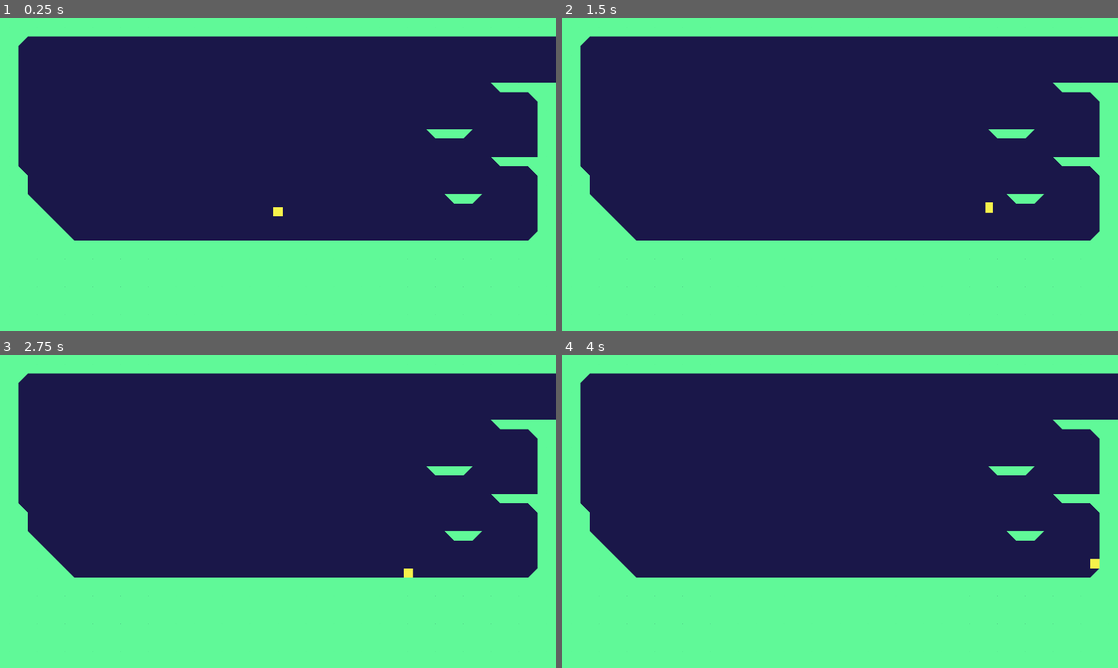
Above: before the commit, frames 1-4 (two rows, left to right).
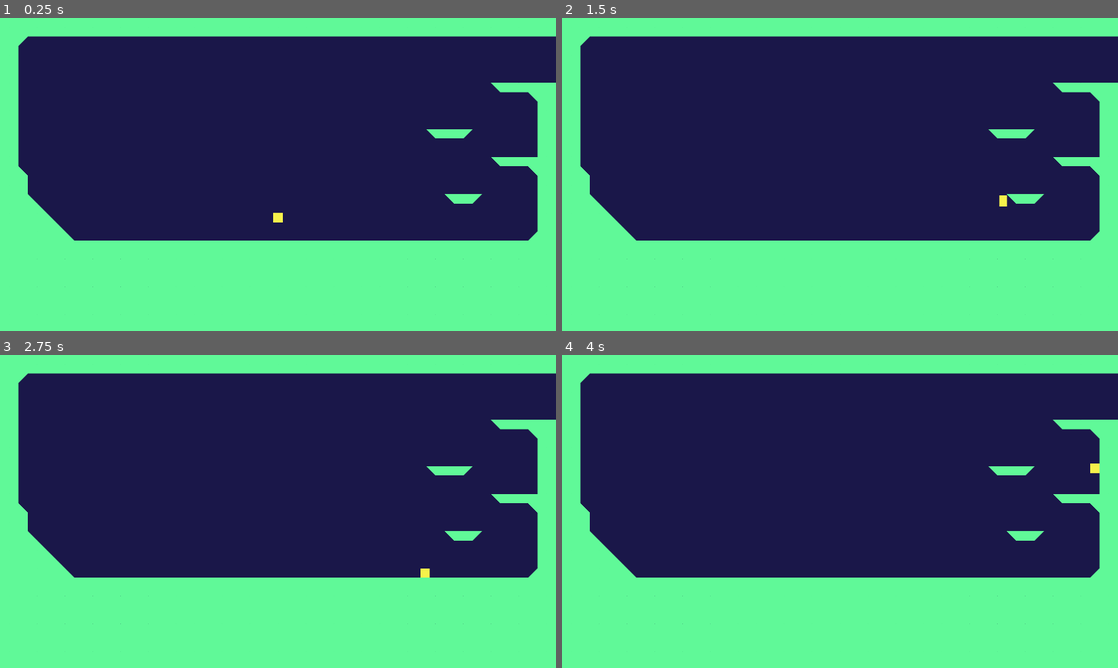
Above: after the commit, the same moments.

Repository: TheoTheTorch/MOVEMENT-2
Game: Godot game, scene res://World/World.tscn
Same seed, same stepped clock (60 frames per second), same inputs: the game is played once before the commit and once after it.
Inputs:
- Up to frame 1 (0.25 s): no input
- Up to frame 2 (1.5 s): hold Space (jump) 0.53-1.28 s; hold Right (move_right) from 0.53 s (still down); tap Space (jump) at 1.35 s
- Up to frame 3 (2.75 s): tap Space (jump) at 1.52, 1.82 s; release Right (move_right) at 2.03 s; hold Left (move_left) from 2.03 s (still down); hold Space (jump) from 2.03 s (still down)
- Up to frame 4 (4 s): release Left (move_left) at 2.78 s; release Space (jump) at 2.78 s; hold Right (move_right) from 2.78 s (still down); tap Space (jump) at 2.85, 3.02, 3.32 s; tap Enter at 3.5 s; hold Space (jump) from 3.53 s (still down)

The runs differ from the first frame. In frame 1, less than 0.1% of the frame differs, in the area x 49-51%, y 60-66%; in frame 2, 0.1%; in frame 3, 0.1%; in frame 4, 0.1%, in the area x 95-97%, y 34-69%.

Commit message:
MAJOR change: jump_gravity_acceleration
There used to be a jump_gravity_max varaiale, which was supposed to achieve a lower gravity when the player is jumping up. I realized my logic was flawed, so I renamed the varaiable to jump_gravity_acceleration and fixed the logic.

I also rebalanced the varaiables to be less arbitrary.

Diff:
--- a/Player/Player.gd
+++ b/Player/Player.gd
@@ -12,21 +12,21 @@
 var face_direction := 1
 var x_dir := 1
 
-@export var max_speed: float = 560
-@export var acceleration: float = 2880
-@export var turning_acceleration : float = 9600
+@export var max_speed: float = 600
+@export var acceleration: float = 3000
+@export var turning_acceleration : float = 13500
 @export var deceleration: float = 3200
 # ------------------------------------------ #
 
 # GRAVITY ----- #
-@export var gravity_acceleration : float = 3840
-@export var gravity_max : float = 1020
+@export var gravity_acceleration : float = 4500
+@export var gravity_max : float = 1000
 # ------------- #
 
 # JUMP VARIABLES ------------------- #
-@export var jump_force : float = 1400
-@export var jump_cut : float = 0.25
-@export var jump_gravity_max : float = 500
+@export var jump_force : float = 1300
+@export var jump_cut : float = 0.2
+@export var jump_gravity_acceleration : float = 4000
 @export var jump_hang_treshold : float = 2.0
 @export var jump_hang_gravity_mult : float = 0.1
 # Timers
@@ -108,9 +108,6 @@
 		is_jumping = true
 		jump_coyote_timer = 0
 		jump_buffer_timer = 0
-		# If falling, account for that lost speed
-		if velocity.y > 0:
-			velocity.y -= velocity.y
 
 		velocity.y = -jump_force
 
@@ -140,9 +137,9 @@
 	if velocity.y <= gravity_max:
 		applied_gravity = gravity_acceleration * delta
 
-	# If moving upwards while jumping, the limit is jump_gravity_max to achieve lower gravity
-	if (is_jumping and velocity.y < 0) and velocity.y > jump_gravity_max:
-		applied_gravity = 0
+	# If moving upwards while jumping, use jump_gravity_acceleration to achieve lower gravity
+	if is_jumping and velocity.y < 0:
+		applied_gravity = jump_gravity_acceleration * delta
 
 	# Lower the gravity at the peak of our jump (where velocity is the smallest)
 	if is_jumping and abs(velocity.y) < jump_hang_treshold:
--- a/Player/Player.tscn
+++ b/Player/Player.tscn
@@ -53,13 +53,6 @@
 collision_mask = 14
 floor_snap_length = 16.0
 script = ExtResource("1")
-acceleration = 4032.0
-turning_acceleration = 13440.0
-deceleration = 4480.0
-jump_force = 1200.0
-jump_cut = 0.4
-jump_gravity_max = 1000.0
-jump_hang_gravity_mult = 0.05
 
 [node name="SquareCollisionShape" type="CollisionShape2D" parent="."]
 position = Vector2(0, -4)
--- a/project.godot
+++ b/project.godot
@@ -12,7 +12,7 @@
 
 config/name="MOVEMENT 2"
 run/main_scene="res://World/World.tscn"
-config/features=PackedStringArray("4.0")
+config/features=PackedStringArray("4.2")
 config/icon="res://Art/icon.png"
 config/windows_native_icon="res://icon.ico"
 
